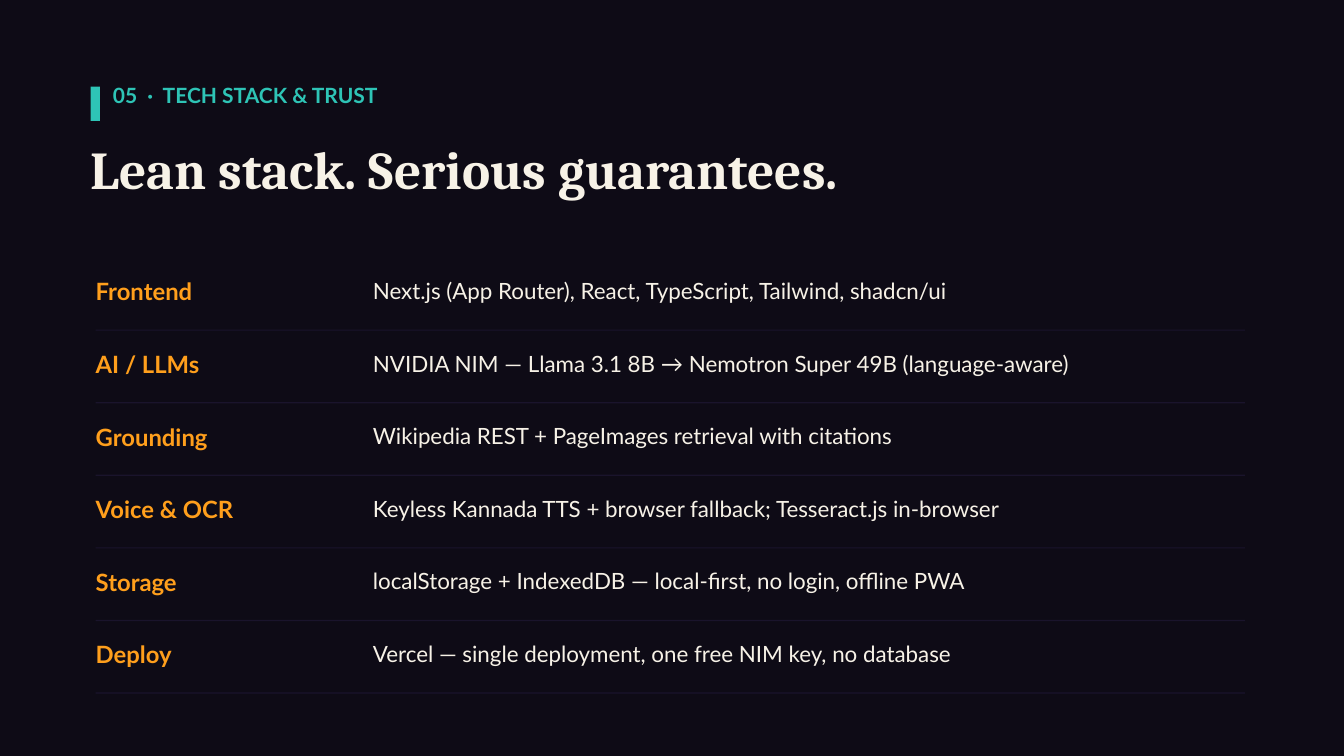
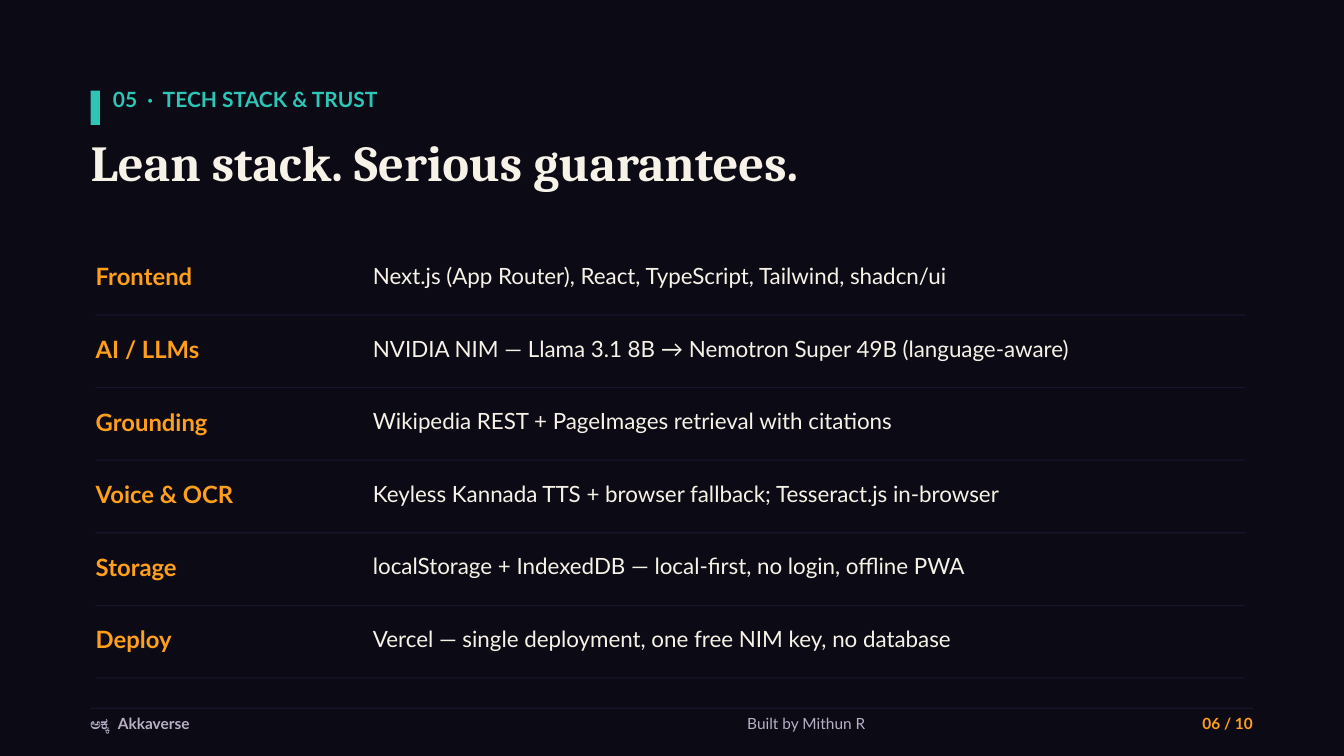
Before and after one commit to Mithuncoding/akkaverse, a slide deck: slide 6 of docs/deck/Akkaverse-Pitch-Deck.pptx. Drawn at 1344x756 pixels with LibreOffice and Linux fonts; fonts in the diff are those of the drawing. Boxes give left, top, right and bottom in pixels: in the first picture for what was removed or moved away, otherwise in the second. Text is boxed around its words. In the diff, an @@ line names an element or a change of style, - is before the commit and + after.

Commit message:
docs: upgrade pitch deck - AKKA emblem, family hero image, 'by Mithun R', footers, links & thank-you close

```diff
--- a/docs/deck/Akkaverse-Pitch-Deck.pptx
+++ b/docs/deck/Akkaverse-Pitch-Deck.pptx
@@ rectangle at (0, 0, 1344, 756): fill #0E0B16 to #0C0A14 @@
@@ text "05 · TECH STACK & ...": place and size @@
-text "05 · TECH STACK & ..." at (113, 87, 378, 103)
+text "05 · TECH STACK & ..." at (113, 91, 378, 107)
@@ rectangle: place and size @@
-rectangle at (91, 87, 100, 121)
+rectangle at (91, 91, 100, 125)
@@ text "Lean stack. Serious guarantees." at (91, 146, 798, 192): size 38 to 36 pt @@
@@ 12 texts, 6 rectangles: place and size @@
-12 texts, 6 rectangles at (96, 282, 1245, 694)
+12 texts, 6 rectangles at (96, 267, 1245, 679)
@@ rectangle added at (91, 708, 1253, 709), fill #1A142C @@
@@ text added at (91, 717, 190, 733), 11 pt, text #B9B0C8, bold @@
+ಅಕ್ಕ Akkaverse
@@ text added at (747, 717, 866, 732), 11 pt, text #B9B0C8 @@
+Built by Mithun R
@@ text added at (1202, 717, 1253, 729), 11 pt, text #FF9F1C, bold @@
+06 / 10
```
Also in this commit, not shown: 9 other slides changed, 2 other files.
